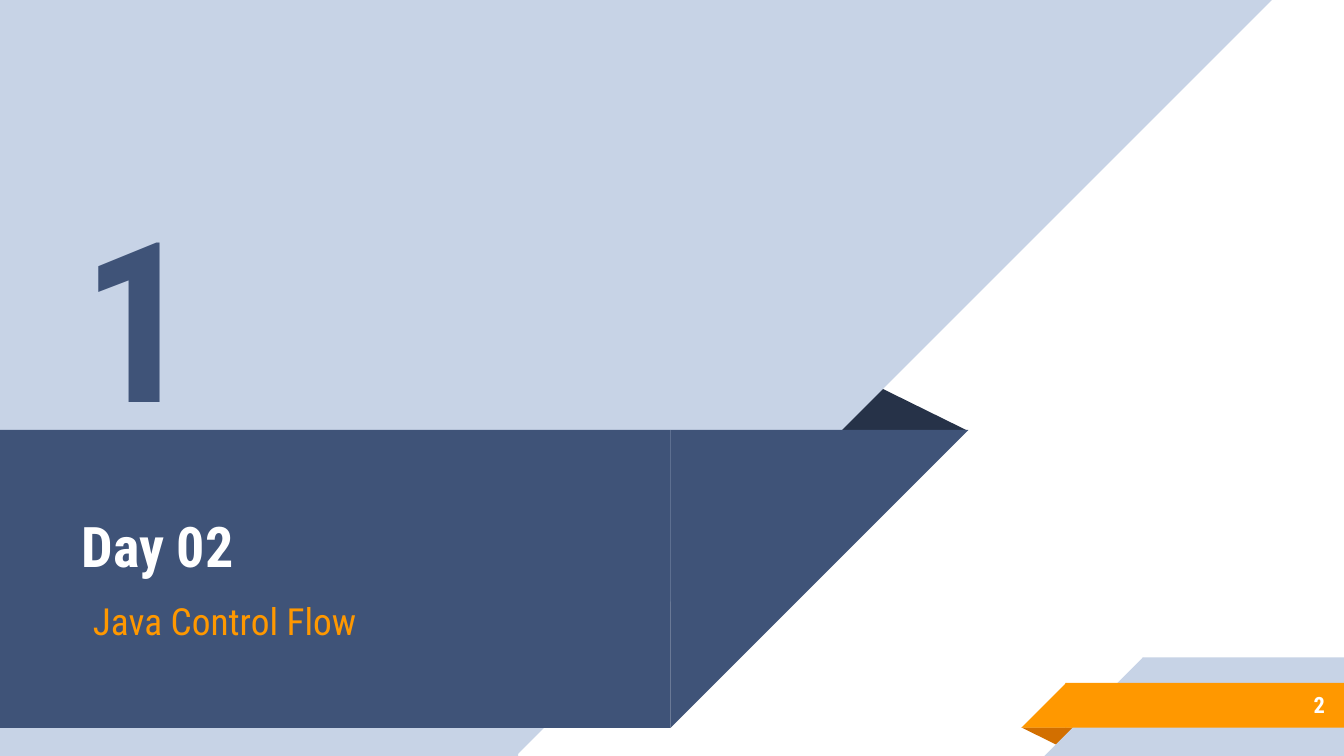
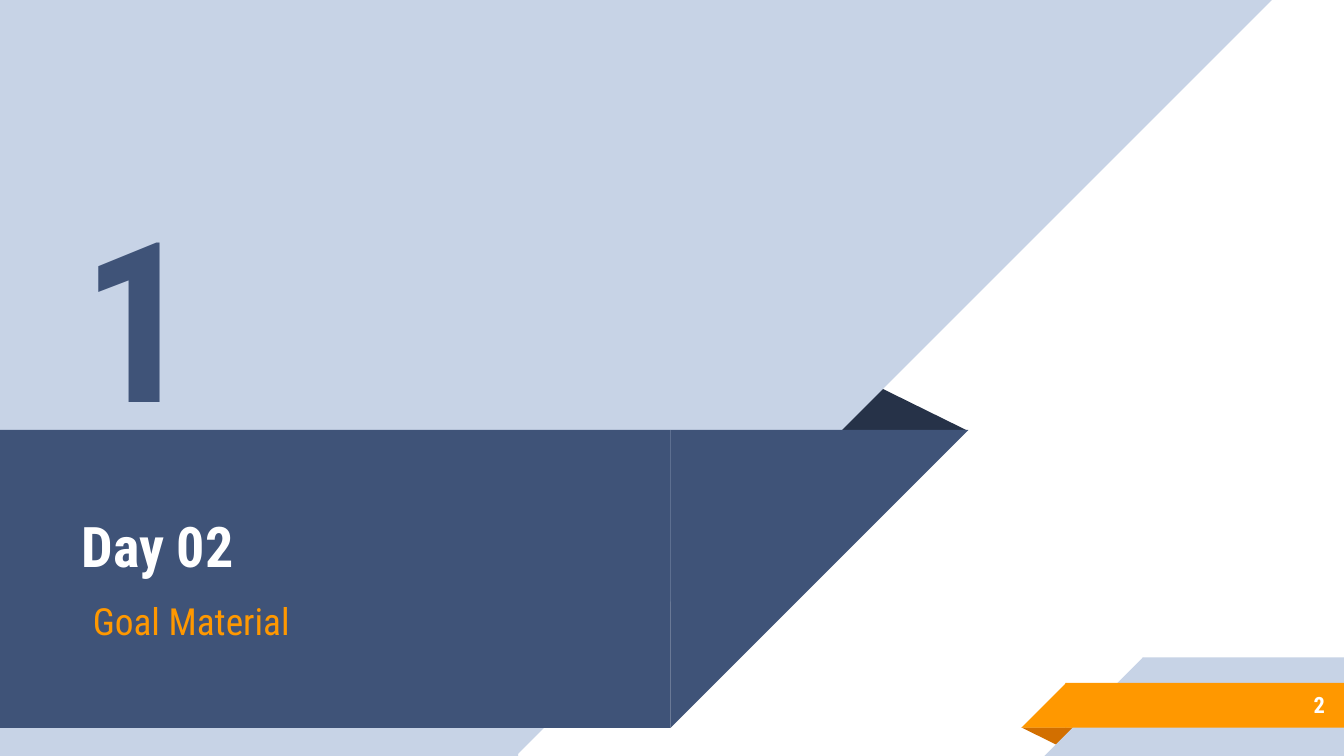
Before and after one commit to aronipurwanto/materi-xa, a slide deck: slide 2 of java-logic/Slide-Java-Logic-02.pptx. Drawn at 1344x756 pixels with LibreOffice and Linux fonts; fonts in the diff are those of the drawing. Boxes give left, top, right and bottom in pixels: in the first picture for what was removed or moved away, otherwise in the second. Text is boxed around its words. In the diff, an @@ line names an element or a change of style, - is before the commit and + after.

Commit message:
Update Slide java 01 and 02

```diff
--- a/java-logic/Slide-Java-Logic-02.pptx
+++ b/java-logic/Slide-Java-Logic-02.pptx
@@ subtitle at [93, 607, 290, 636]: text changed @@
-Java Control Flow
+Goal Material
```
Also in this commit, not shown: 1 other slide changed, 29 slides added, 3 other files.
